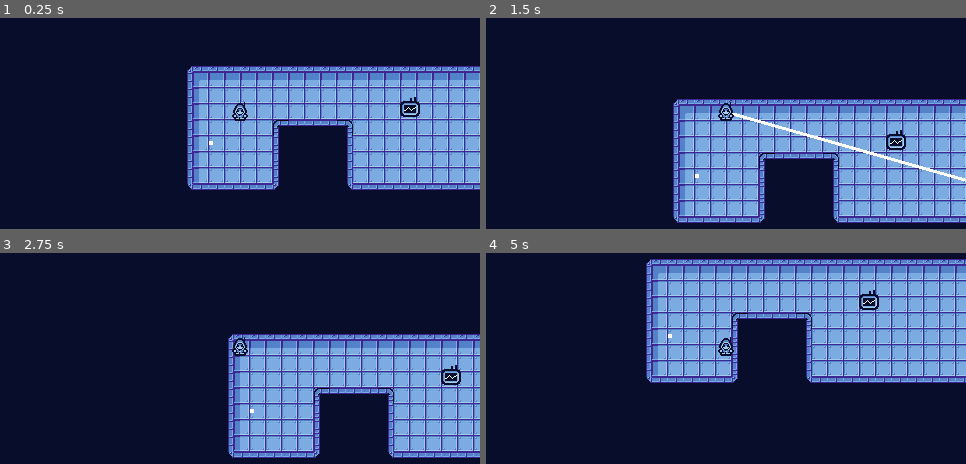
Above: before the commit, frames 1-4 (two rows, left to right).
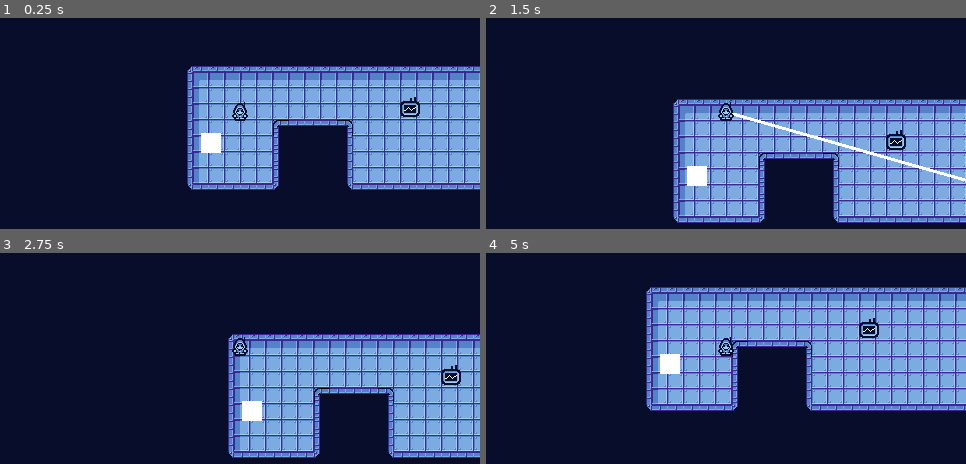
Above: after the commit, the same moments.

Repository: tygutowski/devlup-justpickone
Game: Godot game, scene res://Scenes/Game.tscn
The game is run twice, just before and just after one commit, with the same random seed, the same clock (stepped at 60 frames per second) and the same inputs.
Inputs (mouse positions are in pixels of both pictures, inside the frame that each line leads up to):
- Up to frame 1 (0.25 s): no input
- Up to frame 2 (1.5 s): tap Enter at 0.5 s; move the mouse to (702, 165) at 0.52 s; hold W (up) from 0.53 s (still down); click (702, 165) at 0.6 s; tap Space at 1.25 s; move the mouse to (870, 153) at 1.27 s; click (870, 153) at 1.35 s
- Up to frame 3 (2.75 s): tap Enter at 2 s; move the mouse to (96, 305) at 2.02 s; release W (up) at 2.03 s; hold A (left) from 2.03 s (still down); click (96, 305) at 2.1 s
- Up to frame 4 (5 s): tap Space at 2.75 s; move the mouse to (750, 347) at 2.77 s; click (750, 347) at 2.85 s; tap Enter at 3.5 s; move the mouse to (654, 280) at 3.52 s; release A (left) at 3.53 s; hold S (down) 3.53-4.28 s; click (654, 280) at 3.6 s; move the mouse to (831, 333) at 4.27 s; hold D (right) from 4.28 s (still down); click (831, 333) at 4.35 s

The runs differ from the first frame. In frame 1, 0.4% of the frame differs, in the area x 41-47%, y 54-64%; in frame 2, 0.4%; in frame 3, 0.4%; in frame 4, 31%, in the area x 33-100%, y 2-75%.
Error before the commit: Invalid call. Nonexistent function 'set_target_location' in base 'NavigationAgent2D'. (res://Scripts/chaser_enemy.gd:38)
Error after the commit: Invalid call. Nonexistent function 'set_target_location' in base 'NavigationAgent2D'. (res://Scripts/chaser_enemy.gd:41)

Commit message:
Added custom crosshair

Diff:
--- a/Scenes/Game.tscn
+++ b/Scenes/Game.tscn
@@ -129,3 +129,6 @@
 
 [node name="ChaserEnemy" parent="NavigationRegion2d" instance=ExtResource("4_60gli")]
 position = Vector2(98, 119)
+contact_damage = 25
+health = 3
+walk_speed = 3
--- a/Scenes/chaser_enemy.tscn
+++ b/Scenes/chaser_enemy.tscn
@@ -1,28 +1,28 @@
-[gd_scene load_steps=2 format=3 uid="uid://bj8fq6bgncmfq"]
+[gd_scene load_steps=4 format=3 uid="uid://bj8fq6bgncmfq"]
 
 [ext_resource type="Script" path="res://Scripts/chaser_enemy.gd" id="1_ot23h"]
 
+[sub_resource type="RectangleShape2D" id="RectangleShape2D_hhelc"]
+
+[sub_resource type="RectangleShape2D" id="RectangleShape2D_721xa"]
+
 [node name="ChaserEnemy" type="CharacterBody2D"]
 script = ExtResource("1_ot23h")
-contact_damage = null
-health = null
-walk_speed = null
+health = 10
+walk_speed = 10
 
 [node name="CollisionShape2d" type="CollisionShape2D" parent="."]
-
-[node name="Hurtbox" type="Area2D" parent="."]
-
-[node name="CollisionShape2d" type="CollisionShape2D" parent="Hurtbox"]
-
-[node name="Sprite2d" type="Sprite2D" parent="."]
+shape = SubResource("RectangleShape2D_hhelc")
 
 [node name="Polygon2d" type="Polygon2D" parent="."]
-position = Vector2(0, 2)
+position = Vector2(-4.76837e-07, 10)
+scale = Vector2(5, 5)
 polygon = PackedVector2Array(-2, 0, -2, -4, 2, -4, 2, 0)
 
 [node name="Hitbox" type="Area2D" parent="."]
 
 [node name="CollisionShape2d" type="CollisionShape2D" parent="Hitbox"]
+shape = SubResource("RectangleShape2D_721xa")
 
 [node name="NavigationAgent2d" type="NavigationAgent2D" parent="."]
 
--- a/Scripts/chaser_enemy.gd
+++ b/Scripts/chaser_enemy.gd
@@ -25,12 +25,15 @@
 	var steering: Vector2 = (desired_velocity - velocity) * delta * 4.0
 	velocity = steering * current_speed
 
-	$Polygon2d.rotation = velocity.angle()
+	self.rotation = velocity.angle()
 
 	move_and_slide()
 
 
 func _on_hitbox_body_entered(body):
+	if body.is_in_group("player") == false or body.has_method("takeDamage") == false:
+		return
+
 	body.takeDamage()
 
 
--- a/project.godot
+++ b/project.godot
@@ -35,6 +35,7 @@
 
 window/size/viewport_width=480
 window/size/viewport_height=270
+mouse_cursor/custom_image="res://Sprites/crosshair.png"
 window/stretch/mode="viewport"
 window/stretch/aspect="ignore"
 
Binary file added: Sprites/crosshair.png
Not shown, added: Sprites/crosshair.png.import
